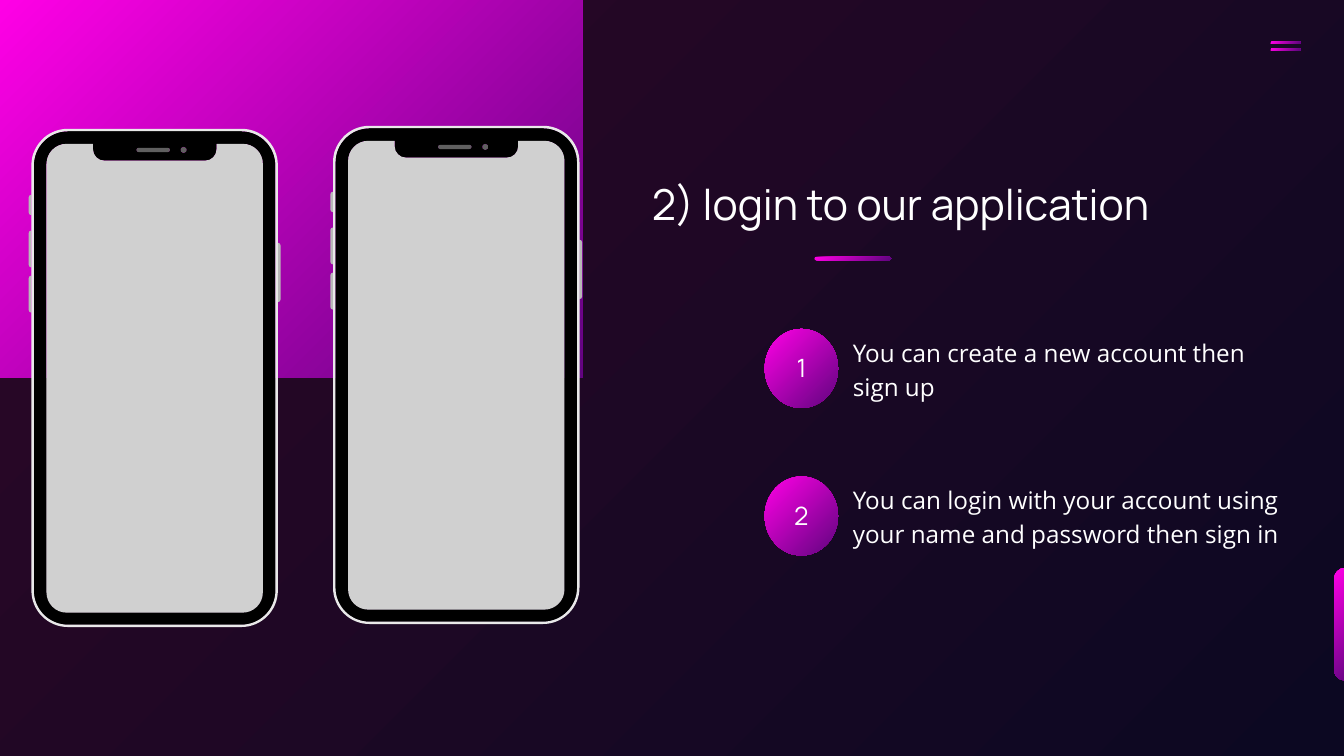
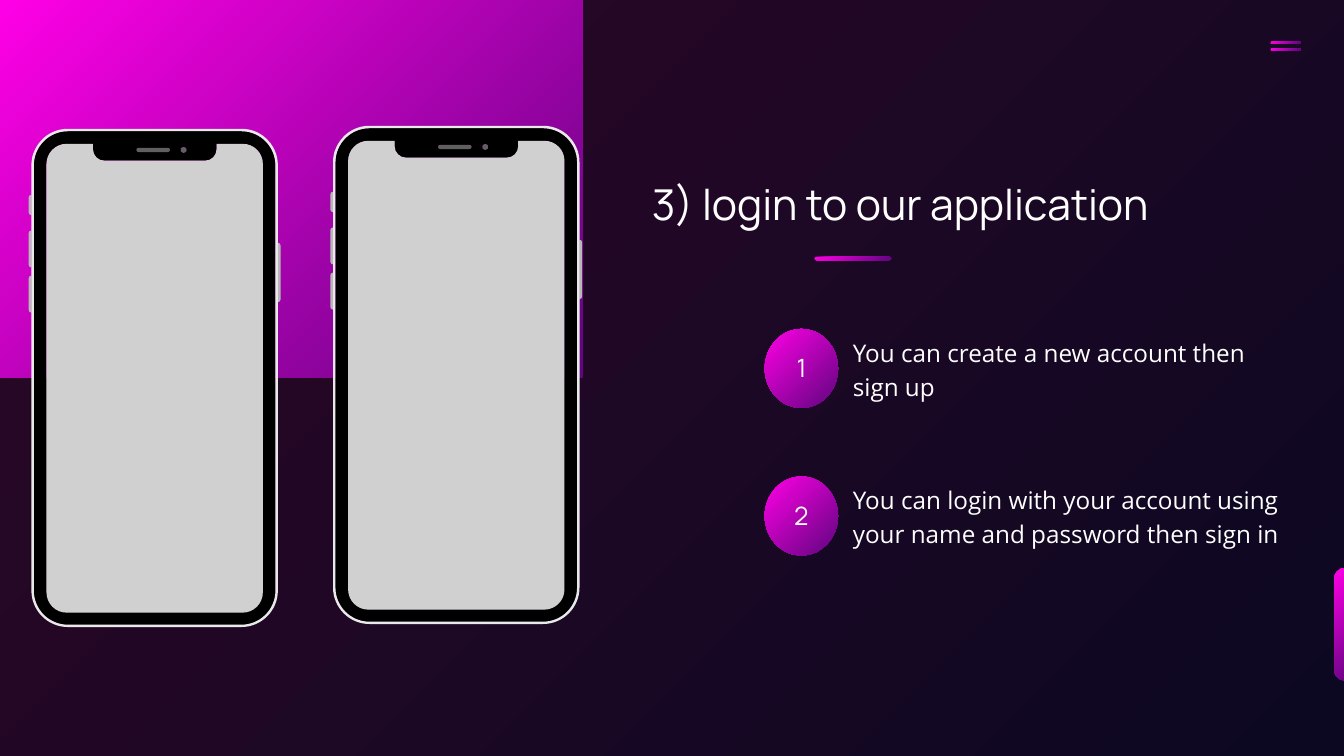
Before and after one commit to marinamalak/ITI-Flutter-Project, a slide deck: slide 4 of Mobile Application Presentation.pptx (slide 3 before the commit). Drawn at 1344x756 pixels with LibreOffice and Linux fonts; fonts in the diff are those of the drawing; grey boxes stand for pictures. Boxes give left, top, right and bottom in pixels: in the first picture for what was removed or moved away, otherwise in the second. Text is boxed around its words. In the diff, an @@ line names an element or a change of style, - is before the commit and + after.

```diff
--- a/Mobile Application Presentation.pptx
+++ b/Mobile Application Presentation.pptx
@@ text at (652, 183, 1148, 231): text changed @@
-2) login to our application
+3) login to our application
```
Also in this commit, not shown: 5 other slides changed, 1 slide added, 7 other files.
